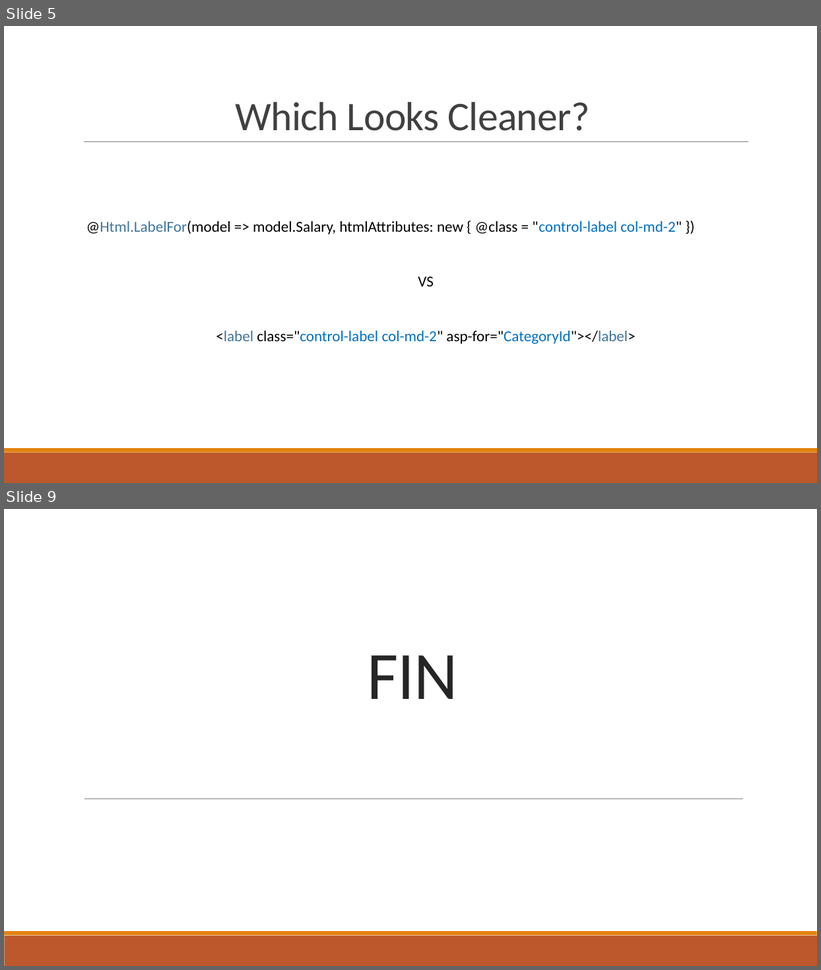
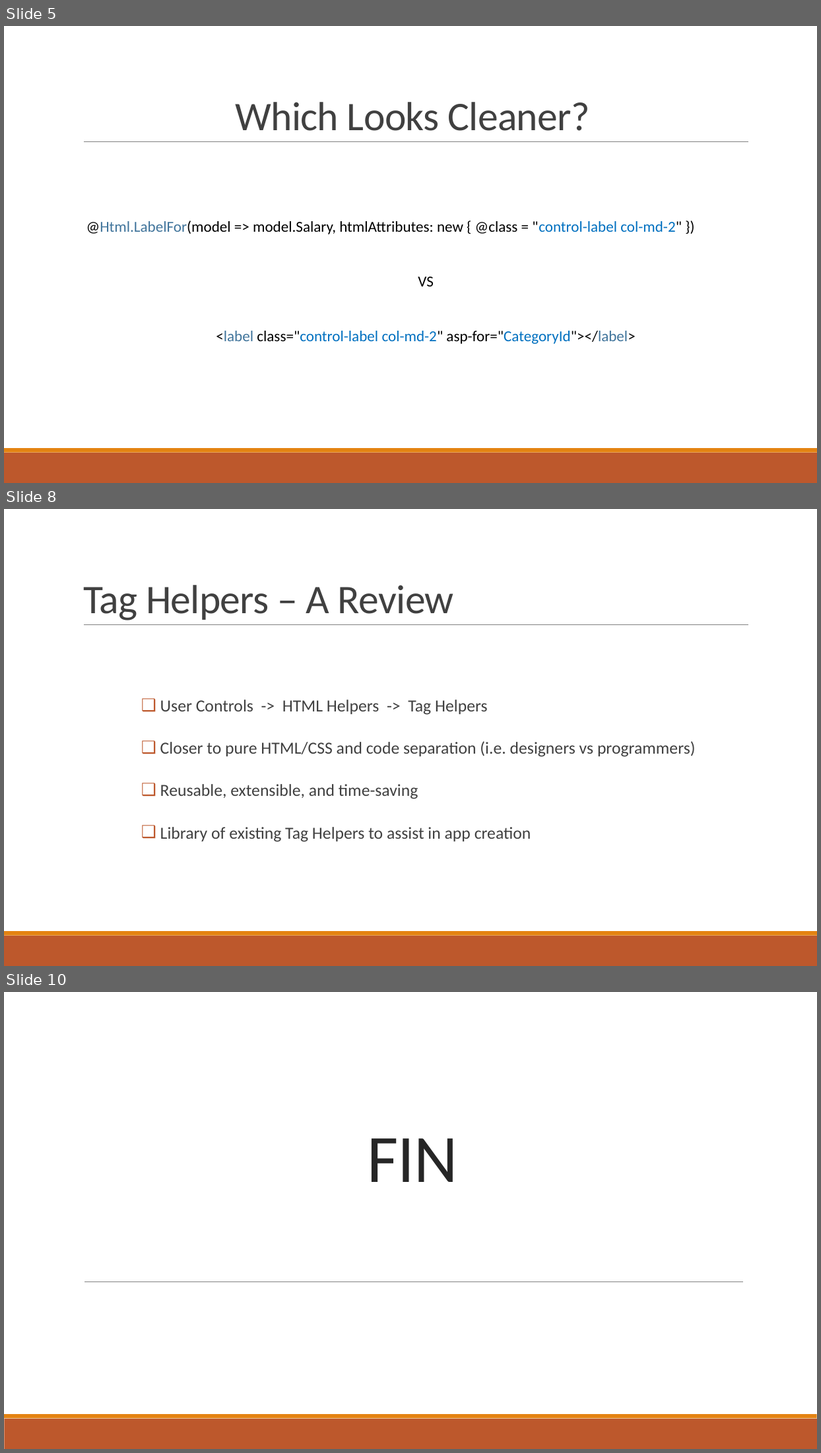
Before and after one commit to gws2/BostonCodeCamp26, a slide deck: TagHelpers.pptx. Shown one above the other, each under a label of ours: slides 5 and 9 before the commit, slides 5, 8 and 10 after it; the slides between them are not shown. The pictures are 821x970 and 821x1453 pixels, drawn with LibreOffice and Linux fonts; fonts in the diff are those of the drawing. Boxes give left, top, right and bottom in pixels: in the first picture for what was removed or moved away, otherwise in the second. Text is boxed around its words. In the diff, an @@ line names an element or a change of style, - is before the commit and + after.

```diff
--- a/TagHelpers.pptx
+++ b/TagHelpers.pptx
@@ slide 8 added at [4,509,817,966], background #FFFFFF; not listed: 3 template elements that a slide beside it also shows @@
@@ title added at [83,585,454,621], 48 pt, text #404040 @@
+Tag Helpers – A Review
@@ text added at [160,700,696,842], 20 pt, text #404040 @@
+❑ User Controls -> HTML Helpers -> Tag Helpers
+❑ Closer to pure HTML/CSS and code separation (i.e. designers vs programmers)
+❑ Reusable, extensible, and time-saving
+❑ Library of existing Tag Helpers to assist in app creation
@@ what was slide 9 is now slide 10 @@
```
Also in this commit, not shown: 3 slides changed, 1 other slide added, 1 slide removed.
